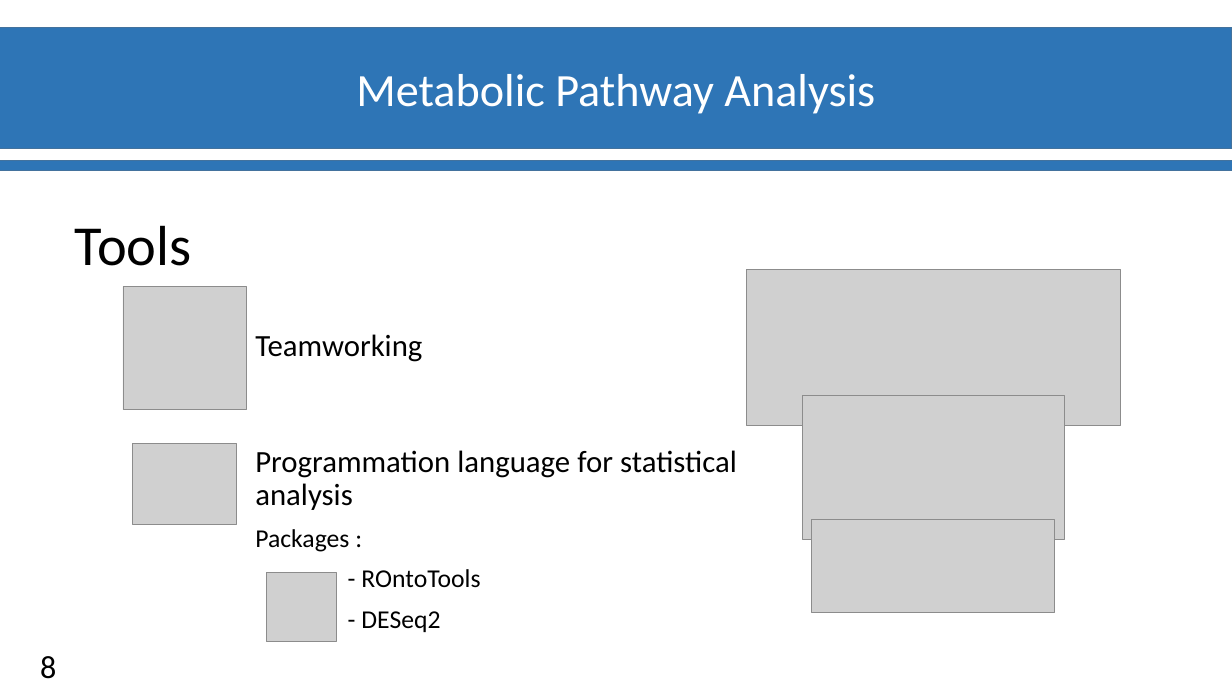
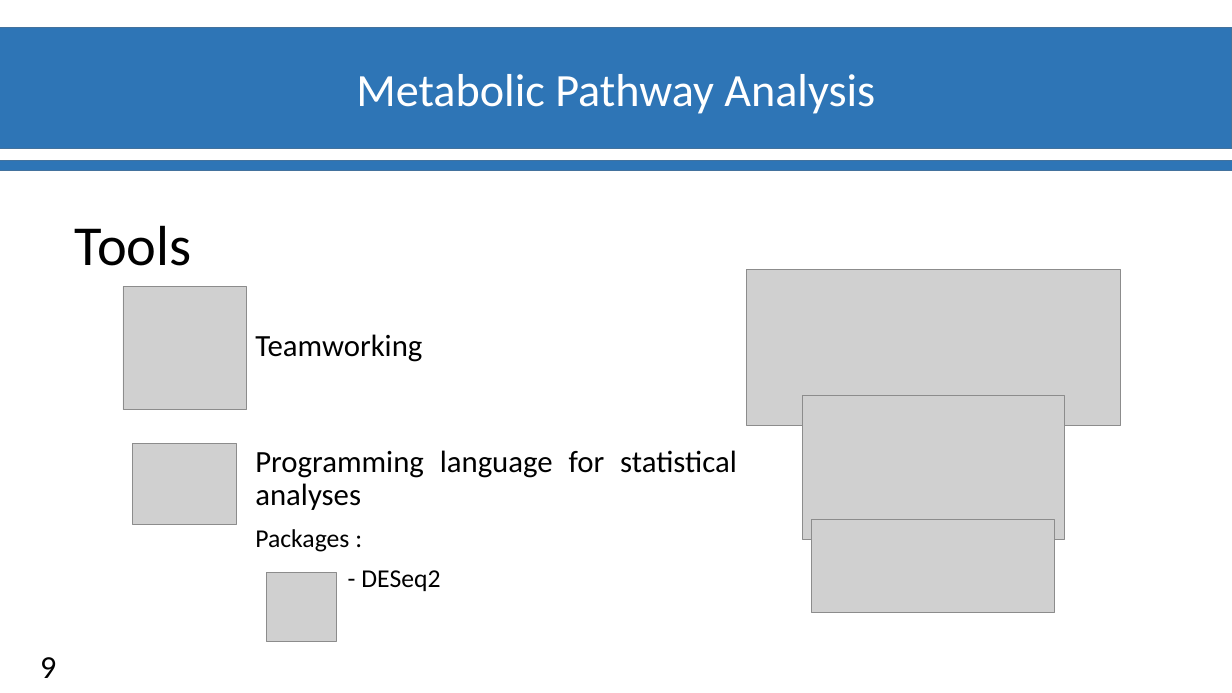
Before and after one commit to materrien/Projet-INSERM, a slide deck: slide 10 of Diapos_Suivit_projet.pptx (slide 9 before the commit). Drawn at 1232x693 pixels with LibreOffice and Linux fonts; fonts in the diff are those of the drawing; grey boxes stand for pictures; background and template pictures are left out. Boxes give left, top, right and bottom in pixels: in the first picture for what was removed or moved away, otherwise in the second. Text is boxed around its words. In the diff, an @@ line names an element or a change of style, - is before the commit and + after.

```diff
--- a/Diapos_Suivit_projet.pptx
+++ b/Diapos_Suivit_projet.pptx
@@ text at <box>255,450,737,510</box>: text changed @@
-Programmation language for statistical analysis
+Programming language for statistical analyses
@@ text at <box>361,569,480,588</box>: paragraph removed @@
-- ROntoTools
@@ page number at <box>40,657,56,678</box>: text changed @@
-8
+9
```
Also in this commit, not shown: 6 other slides changed, 1 slide added.
